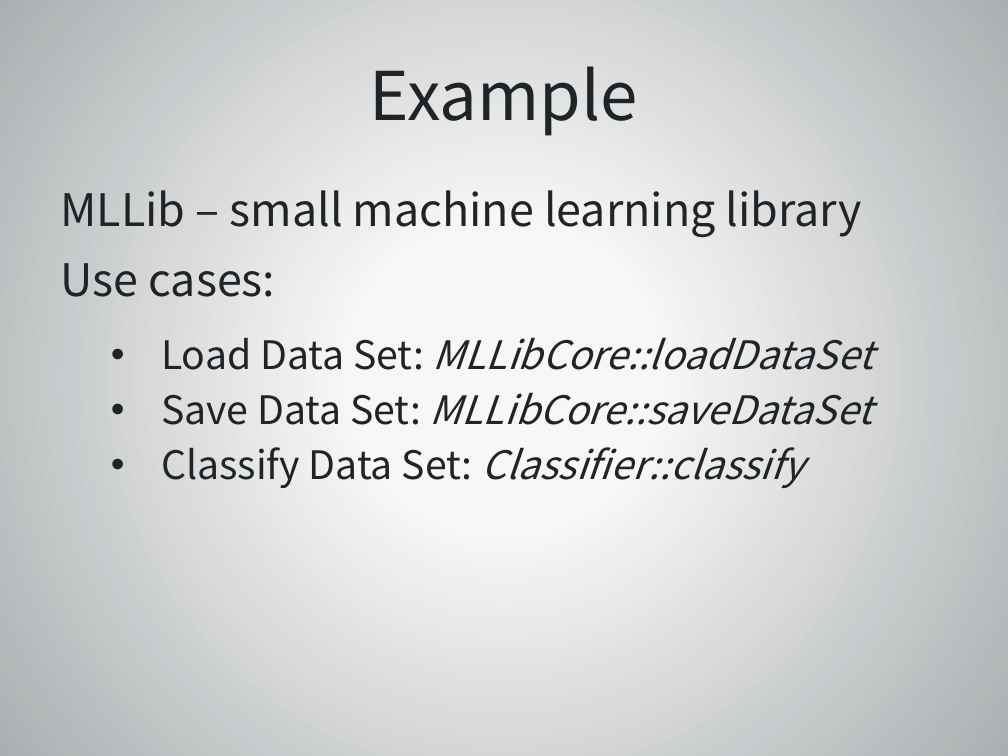
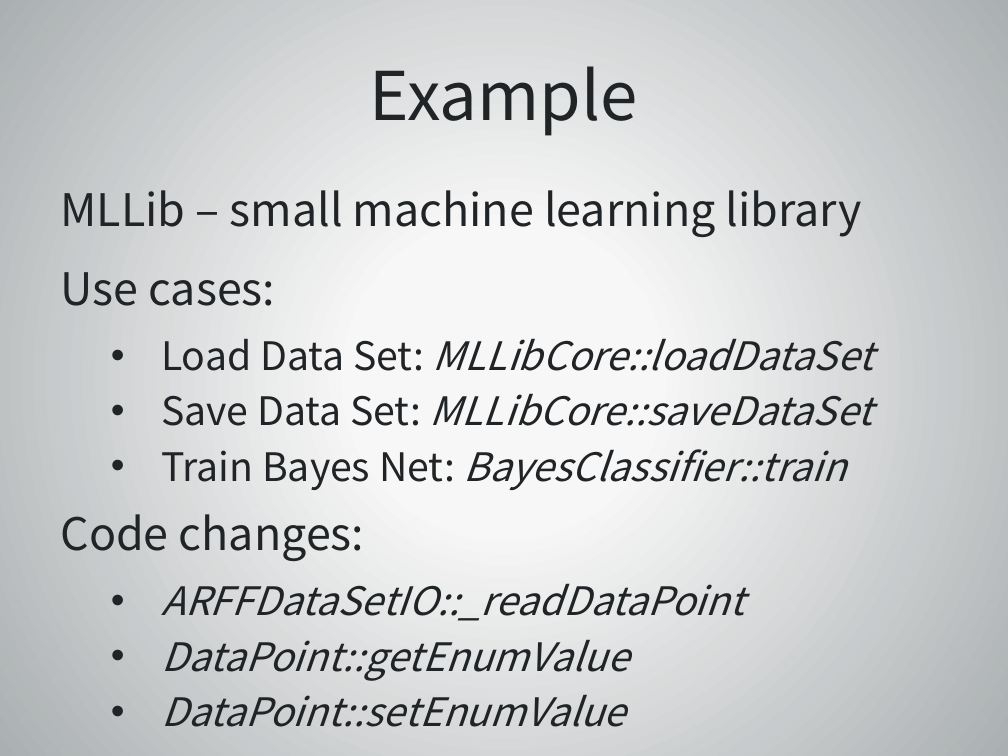
Before and after one commit to yelper/yukon, a slide deck: slide 22 of Presentation/yukon final presentation.pptx. Drawn at 1008x756 pixels with LibreOffice and Linux fonts; fonts in the diff are those of the drawing. Boxes give left, top, right and bottom in pixels: in the first picture for what was removed or moved away, otherwise in the second. Text is boxed around its words. In the diff, an @@ line names an element or a change of style, - is before the commit and + after.

```diff
--- a/Presentation/yukon final presentation.pptx
+++ b/Presentation/yukon final presentation.pptx
@@ text at bbox=[60, 190, 873, 426]: more space between paragraphs @@
@@ text at bbox=[60, 449, 846, 727]: text changed @@
-  • Classify Data Set: Classifier::classify
+  • Train Bayes Net: BayesClassifier::train
+Code changes:
+  • ARFFDataSetIO::_readDataPoint
+  • DataPoint::getEnumValue
+  • DataPoint::setEnumValue
```
Also in this commit, not shown: 3 other slides changed.
